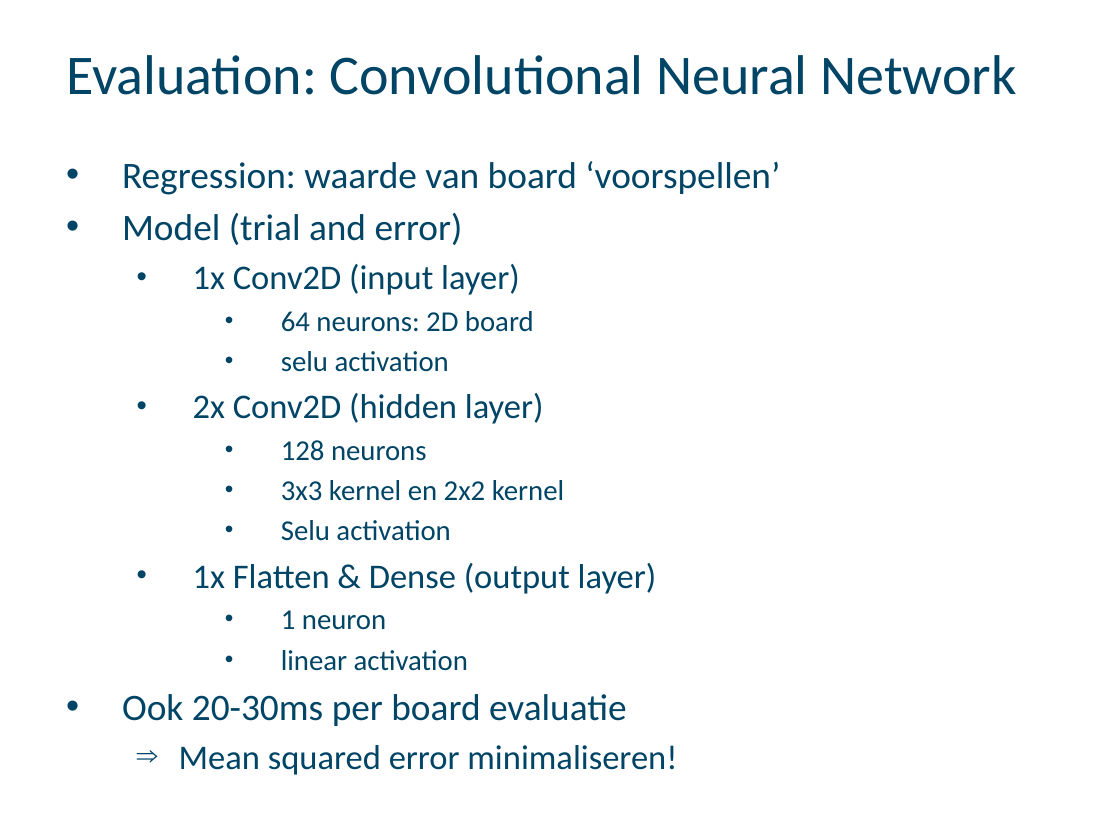
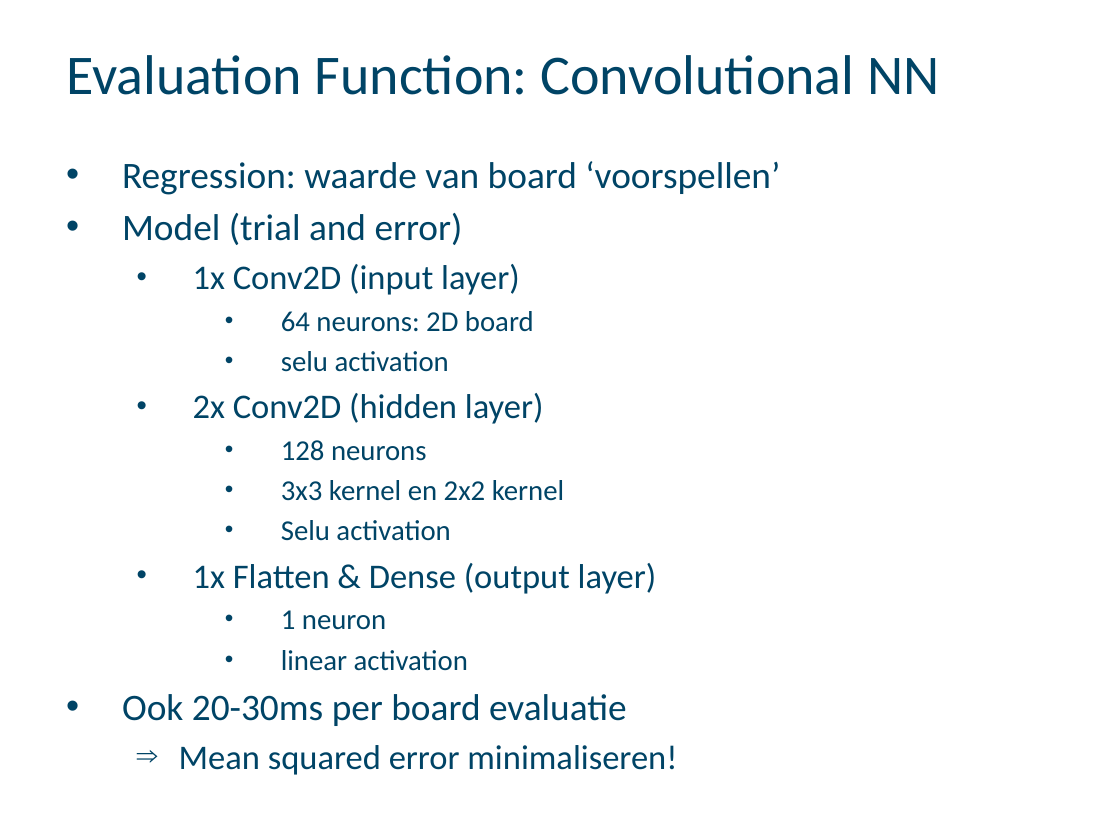
Before and after one commit to Nuytemans-Dieter/Practicum, a slide deck: slide 11 of PresentatieAI.pptx. Drawn at 1120x840 pixels with LibreOffice and Linux fonts; fonts in the diff are those of the drawing; background and template pictures are left out. Boxes give left, top, right and bottom in pixels: in the first picture for what was removed or moved away, otherwise in the second. Text is boxed around its words. In the diff, an @@ line names an element or a change of style, - is before the commit and + after.

```diff
--- a/PresentatieAI.pptx
+++ b/PresentatieAI.pptx
@@ title at box(66, 55, 939, 95): text changed @@
-Evaluation: Convolutional Neural Network
+Evaluation Function: Convolutional NN
```
Also in this commit, not shown: 3 other slides changed.
